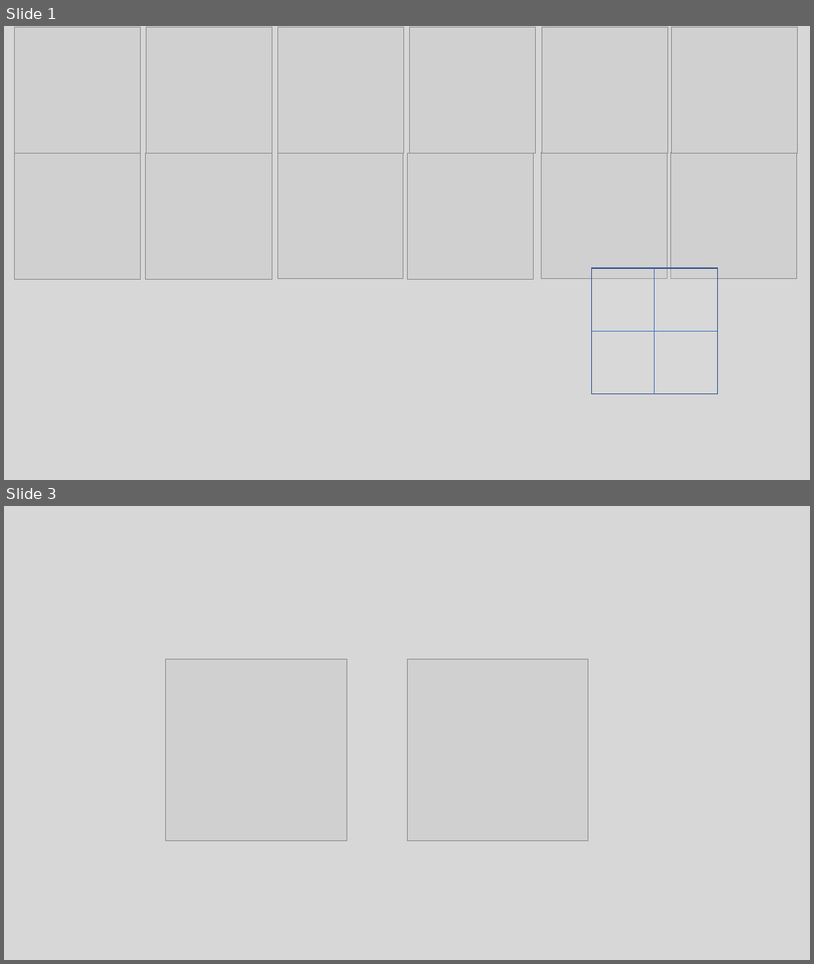
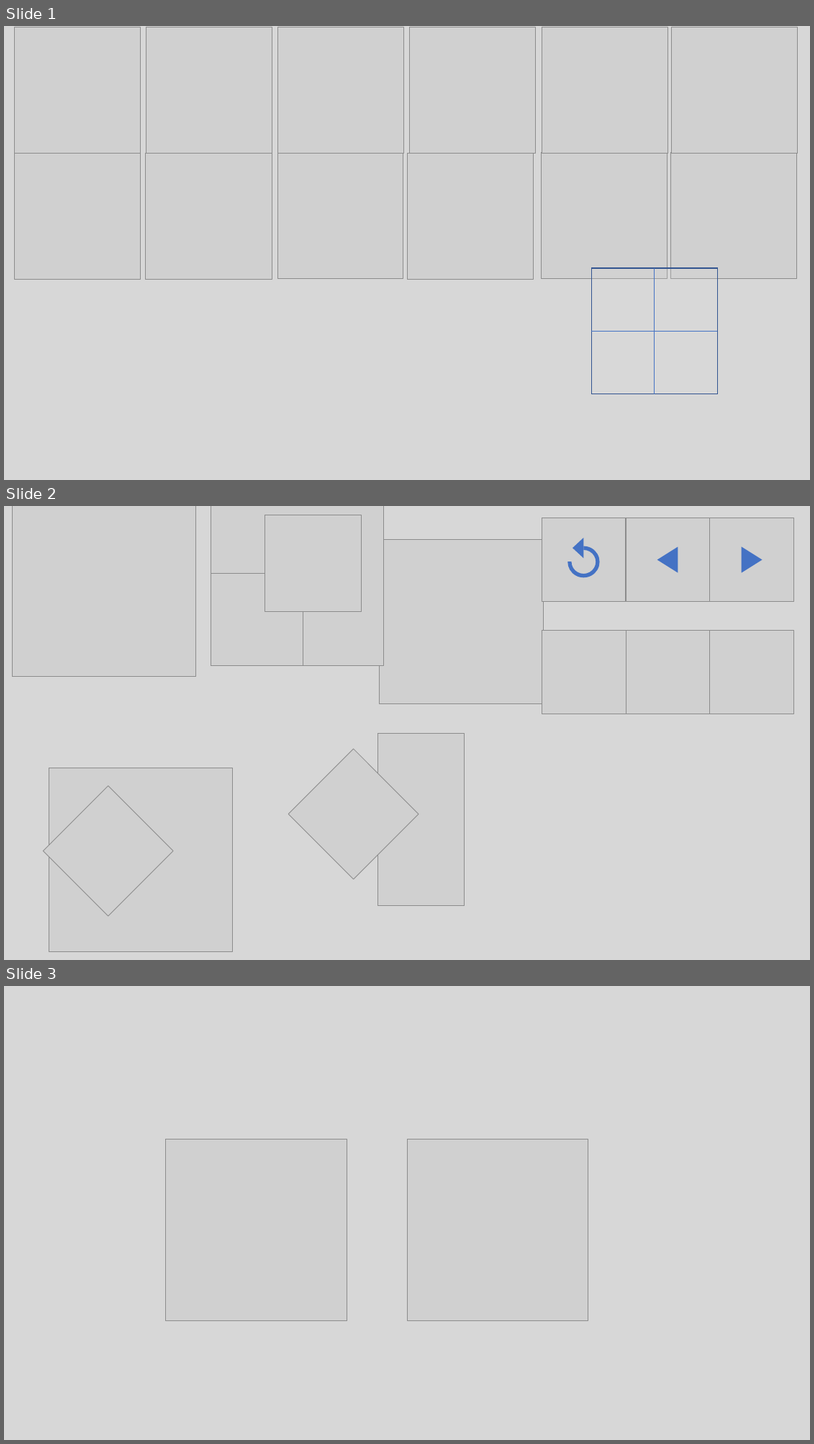
Before and after one commit to giladghgh/chess-coach, a slide deck: media/workshop.pptx. Shown one above the other, each under a label of ours: slides 1 and 3 before the commit, slides 1, 2 and 3 after it; the slides between them are not shown. The pictures are 814x964 and 814x1444 pixels, drawn with LibreOffice and Linux fonts; fonts in the diff are those of the drawing; grey boxes stand for pictures; background and template pictures are left out. Boxes give left, top, right and bottom in pixels: in the first picture for what was removed or moved away, otherwise in the second. Text is boxed around its words. In the diff, an @@ line names an element or a change of style, - is before the commit and + after.

```diff
--- a/media/workshop.pptx
+++ b/media/workshop.pptx
@@ slide 2 added at (x1=4, y1=506, x2=810, y2=960), background #D7D7D7 @@
@@ picture added at (x1=13, y1=506, x2=196, y2=677) @@
@@ picture added at (x1=211, y1=506, x2=384, y2=665) @@
@@ picture added at (x1=265, y1=515, x2=362, y2=611) @@
@@ picture added at (x1=542, y1=518, x2=626, y2=602) @@
@@ picture added at (x1=627, y1=518, x2=710, y2=602) @@
@@ picture added at (x1=710, y1=518, x2=795, y2=602) @@
@@ picture added at (x1=379, y1=539, x2=543, y2=704) @@
@@ arch (boxed as its full ring) added at (x1=568, y1=546, x2=600, y2=577), fill #4472C4 @@
@@ triangle added at (x1=574, y1=538, x2=584, y2=558), fill #4472C4 @@
@@ triangle added at (x1=658, y1=547, x2=678, y2=573), fill #4472C4 @@
@@ triangle added at (x1=742, y1=547, x2=763, y2=573), fill #4472C4 @@
@@ picture added at (x1=13, y1=584, x2=104, y2=677) @@
@@ picture added at (x1=211, y1=573, x2=304, y2=665) @@
@@ picture added at (x1=543, y1=630, x2=627, y2=714) @@
@@ picture added at (x1=627, y1=630, x2=710, y2=714) @@
@@ picture added at (x1=710, y1=630, x2=794, y2=714) @@
@@ picture added at (x1=378, y1=733, x2=465, y2=906) @@
@@ picture added at (x1=288, y1=749, x2=419, y2=879) @@
@@ picture added at (x1=43, y1=786, x2=173, y2=916) @@
@@ picture added at (x1=49, y1=768, x2=233, y2=952) @@
```
Also in this commit, not shown: 1 slide changed, 1 other slide added, 1 slide removed, 46 other files.
